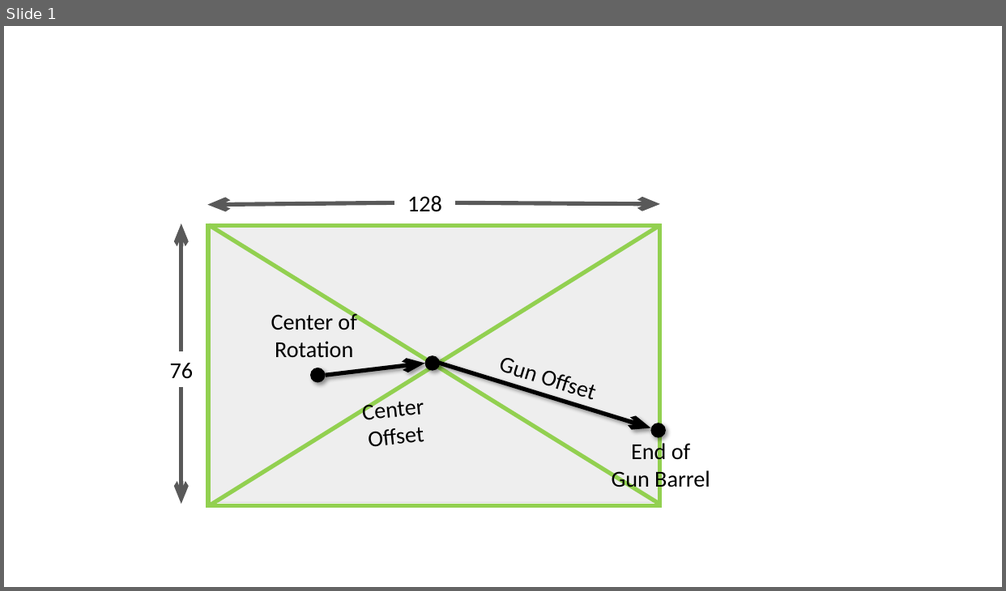
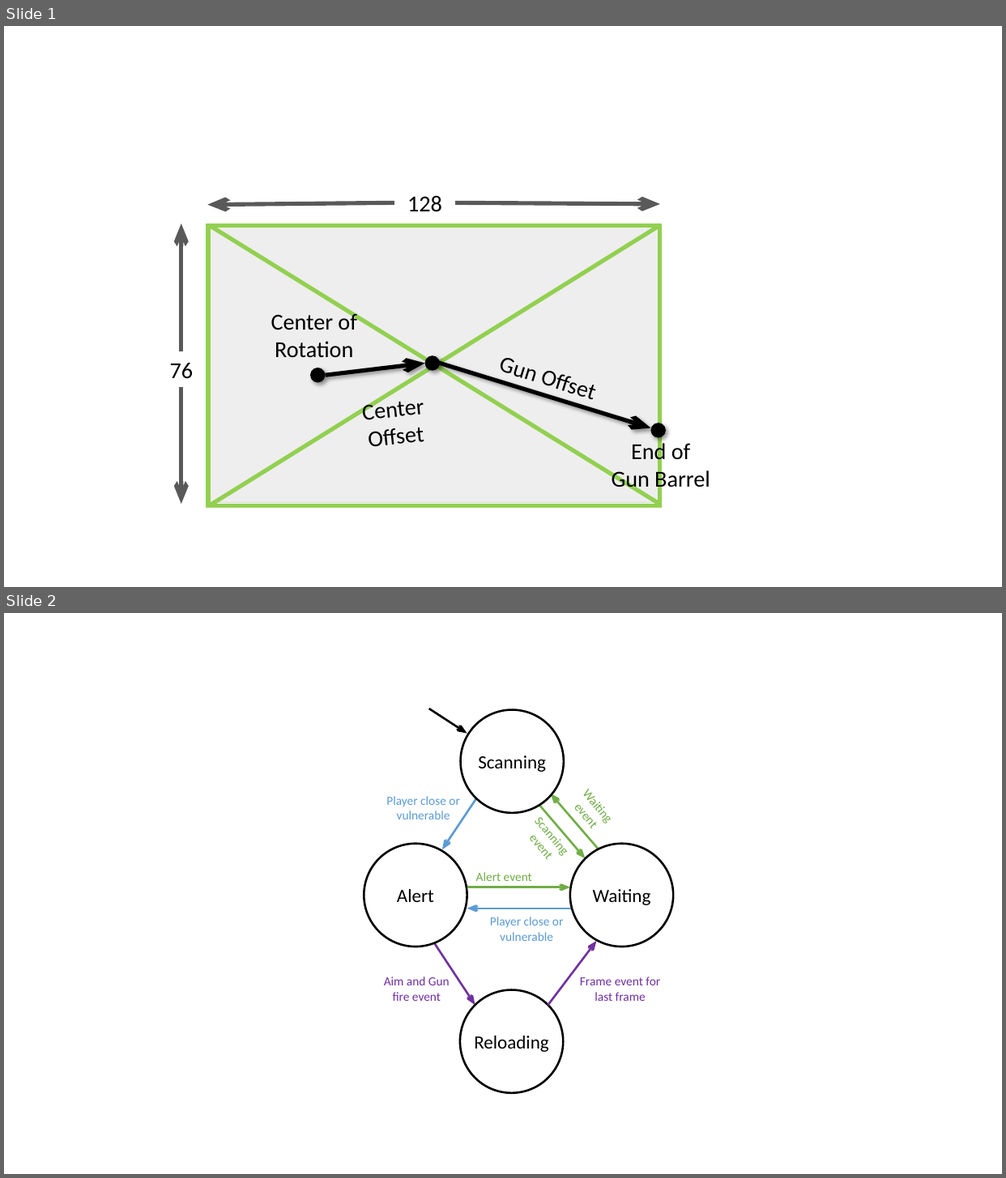
Before and after one commit to Ian-Parberry/sage-docs, a slide deck: Doxygen/games/1. Top Down Game/figures.pptx. Shown one above the other, each under a label of ours: slide 1 before the commit, slides 1 and 2 after it. The pictures are 1006x591 and 1006x1178 pixels, drawn with LibreOffice and Linux fonts; fonts in the diff are those of the drawing; grey boxes stand for pictures. Boxes give left, top, right and bottom in pixels: in the first picture for what was removed or moved away, otherwise in the second. Text is boxed around its words. In the diff, an @@ line names an element or a change of style, - is before the commit and + after.

```diff
--- a/Doxygen/games/1. Top Down Game/figures.pptx
+++ b/Doxygen/games/1. Top Down Game/figures.pptx
@@ slide 2 added at [4, 613, 1002, 1174], background #FFFFFF @@
@@ arrow added from (429, 709) to (467, 734), #000000 2 pt @@
@@ ellipse added at [461, 709, 564, 813], fill #FFFFFF, outline #000000 2 pt @@
@@ text added at [478, 756, 546, 772], 18 pt, text #000000 @@
+Scanning
@@ text added at [560, 777, 625, 844], 12 pt, text #70AD47 @@
+Waiting
+event
@@ text added at [386, 796, 459, 820], 12 pt, text #5B9BD5 @@
+Player close or vulnerable
@@ arrow added from (476, 799) to (442, 850), #5B9BD5 2 pt @@
@@ text added at [509, 801, 584, 880], 12 pt, text #70AD47 @@
+Scanning
+event
@@ arrow added from (535, 801) to (586, 858), #70AD47 2 pt @@
@@ arrow added from (601, 852) to (551, 794), #70AD47 2 pt @@
@@ ellipse added at [364, 844, 467, 947], fill #FFFFFF, outline #000000 2 pt @@
@@ ellipse added at [570, 844, 673, 947], fill #FFFFFF, outline #000000 2 pt @@
@@ text added at [476, 872, 532, 881], 12 pt, text #70AD47 @@
+Alert event
@@ text added at [397, 889, 434, 902], 18 pt, text #000000 @@
+Alert
@@ arrow added from (467, 888) to (571, 888), #70AD47 2 pt @@
@@ text added at [593, 889, 651, 905], 18 pt, text #000000 @@
+Waiting
@@ arrow added from (620, 909) to (467, 909), #5B9BD5 2 pt @@
@@ text added at [490, 917, 563, 941], 12 pt, text #5B9BD5 @@
+Player close or vulnerable
@@ arrow added from (433, 941) to (475, 1005), #7030A0 2 pt @@
@@ arrow added from (548, 1005) to (597, 941), #7030A0 2 pt @@
@@ text added at [384, 977, 450, 1001], 12 pt, text #7030A0 @@
+Aim and Gun fire event
@@ text added at [580, 977, 660, 1001], 12 pt, text #7030A0 @@
+Frame event for last frame
@@ ellipse added at [460, 990, 563, 1093], fill #FFFFFF, outline #000000 2 pt @@
@@ text added at [474, 1036, 548, 1052], 18 pt, text #000000 @@
+Reloading
```
Also in this commit, not shown: 28 other files.
